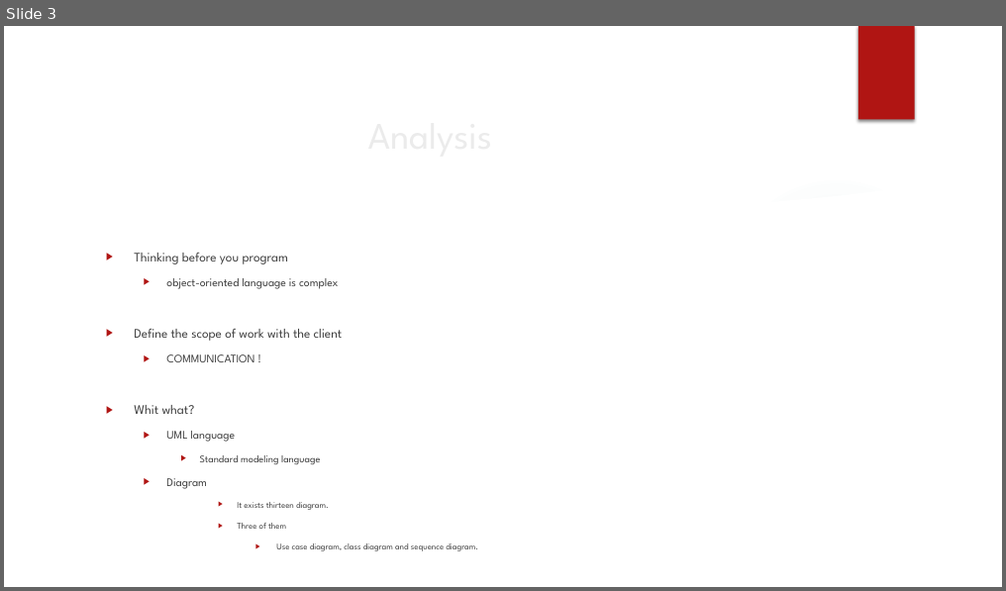
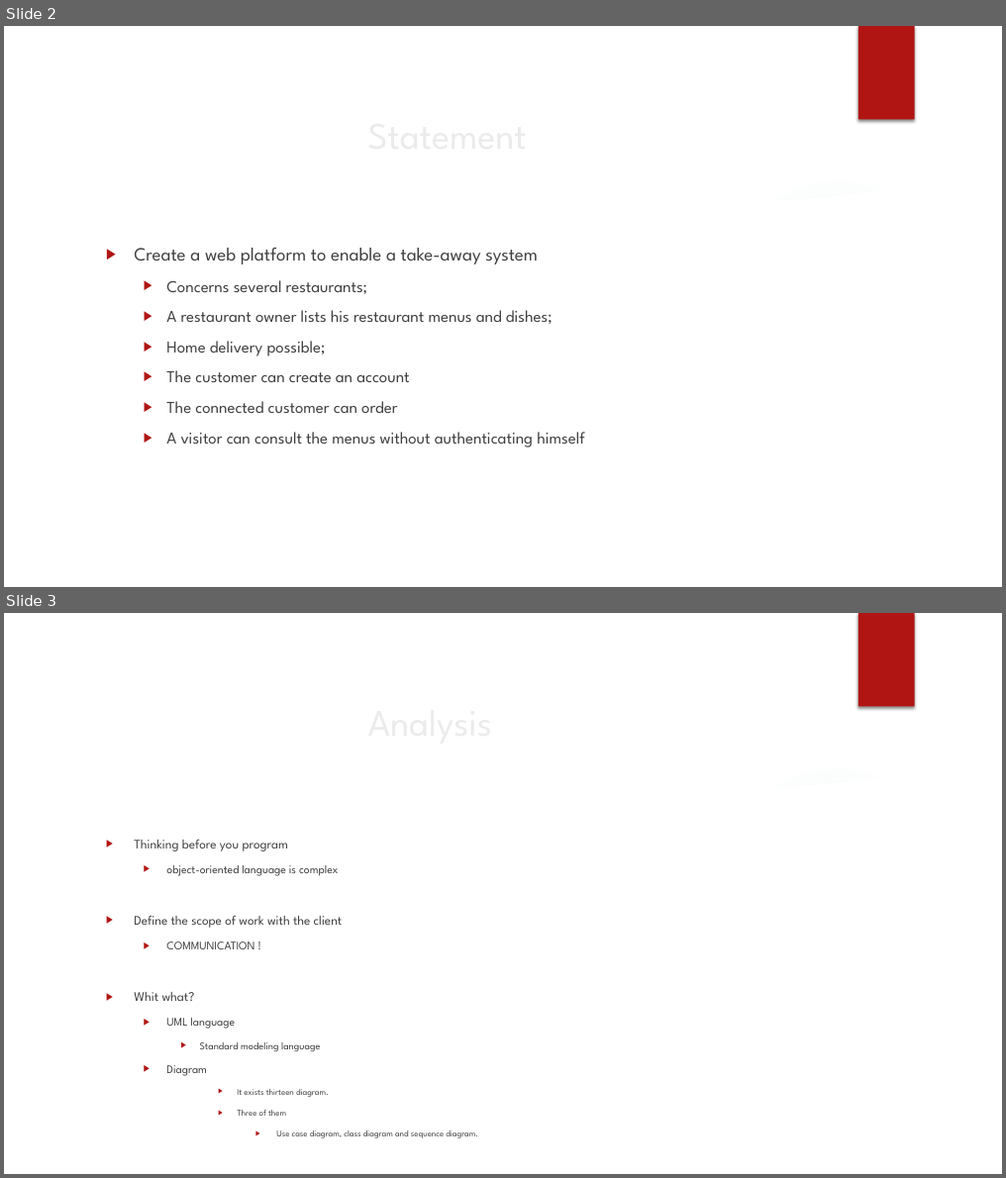
Before and after one commit to simondifalco13/ASP_Project_2021, a slide deck: commun/réunion 9/PPDiFalcoHuygebaert.pptx. Shown one above the other, each under a label of ours: slide 3 before the commit, slides 2 and 3 after it. The pictures are 1006x591 and 1006x1178 pixels, drawn with LibreOffice and Linux fonts; fonts in the diff are those of the drawing; background and template pictures are left out. Boxes give left, top, right and bottom in pixels: in the first picture for what was removed or moved away, otherwise in the second. Text is boxed around its words. In the diff, an @@ line names an element or a change of style, - is before the commit and + after.

```diff
--- a/commun/réunion 9/PPDiFalcoHuygebaert.pptx
+++ b/commun/réunion 9/PPDiFalcoHuygebaert.pptx
@@ slide 2 added at (4, 26, 1002, 587), background picture (left out); not listed: 7 template elements that a slide beside it also shows @@
@@ title added at (98, 105, 821, 163), 36 pt, text #EBEBEB @@
+Statement
@@ text added at (134, 248, 585, 448), 16 pt, text #404040 @@
+▶ Create a web platform to enable a take-away system
+  ▶ Concerns several restaurants;
+  ▶ A restaurant owner lists his restaurant menus and dishes;
+  ▶ Home delivery possible;
+  ▶ The customer can create an account
+  ▶ The connected customer can order
+  ▶ A visitor can consult the menus without authenticating himself
```
Also in this commit, not shown: 2 slides changed, 2 other slides added, 3 slides removed.
